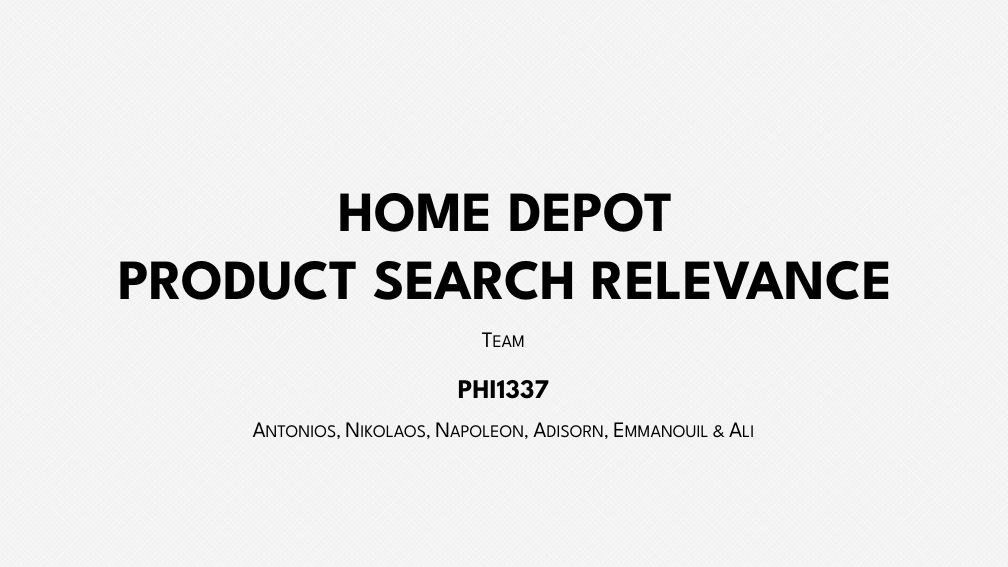
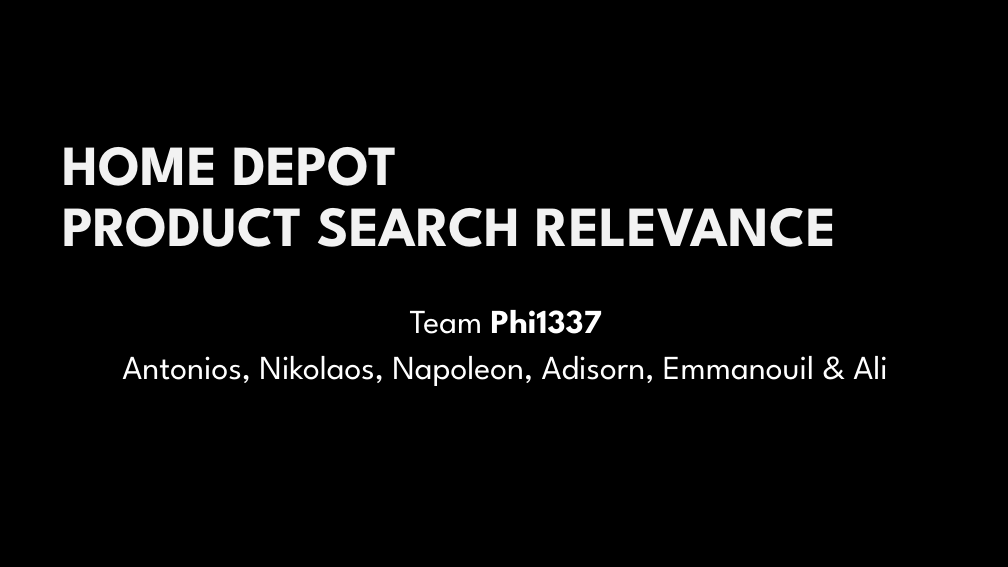
Before and after one commit to Iolaum/Phi1337, a slide deck: slide 1 of Presentation.pptx. Drawn at 1008x567 pixels with LibreOffice and Linux fonts; fonts in the diff are those of the drawing; background and template pictures are left out. Boxes give left, top, right and bottom in pixels: in the first picture for what was removed or moved away, otherwise in the second. Text is boxed around its words. In the diff, an @@ line names an element or a change of style, - is before the commit and + after.

```diff
--- a/Presentation.pptx
+++ b/Presentation.pptx
@@ background pattern #FFFFFF on #F2F2F2 to #000000 @@
@@ title "HOME DEPOT PRODUCT SEARCH RELEVANCE": place and size @@
-title "HOME DEPOT PRODUCT SEARCH RELEVANCE" at bbox=[119, 193, 893, 300]
+title "HOME DEPOT PRODUCT SEARCH RELEVANCE" at bbox=[62, 147, 837, 247]
@@ title "HOME DEPOT PRODUCT SEARCH RELEVANCE" at bbox=[62, 147, 837, 247]: text colour #000000 to #F2F2F2; alignment centre to left; line spacing 1 to 0.9 @@
@@ subtitle "Team Phi1337": place and size @@
-subtitle "Team Phi1337" at bbox=[458, 380, 549, 399]
+subtitle "Team Phi1337" at bbox=[122, 310, 888, 386]
@@ subtitle at bbox=[410, 310, 602, 334]: text changed; text colour #000000 to #FFFFFF @@
-Team
-phi1337
+Team Phi1337
@@ subtitle at bbox=[122, 356, 888, 386]: size 21 to 32 pt, text colour #000000 to #FFFFFF, small capitals off in "Antonios, Nikolaos, Napoleon, Adisorn, Emmanouil & Ali"; line spacing 1 to 0.9 @@
```
Also in this commit, not shown: 9 other slides changed.
